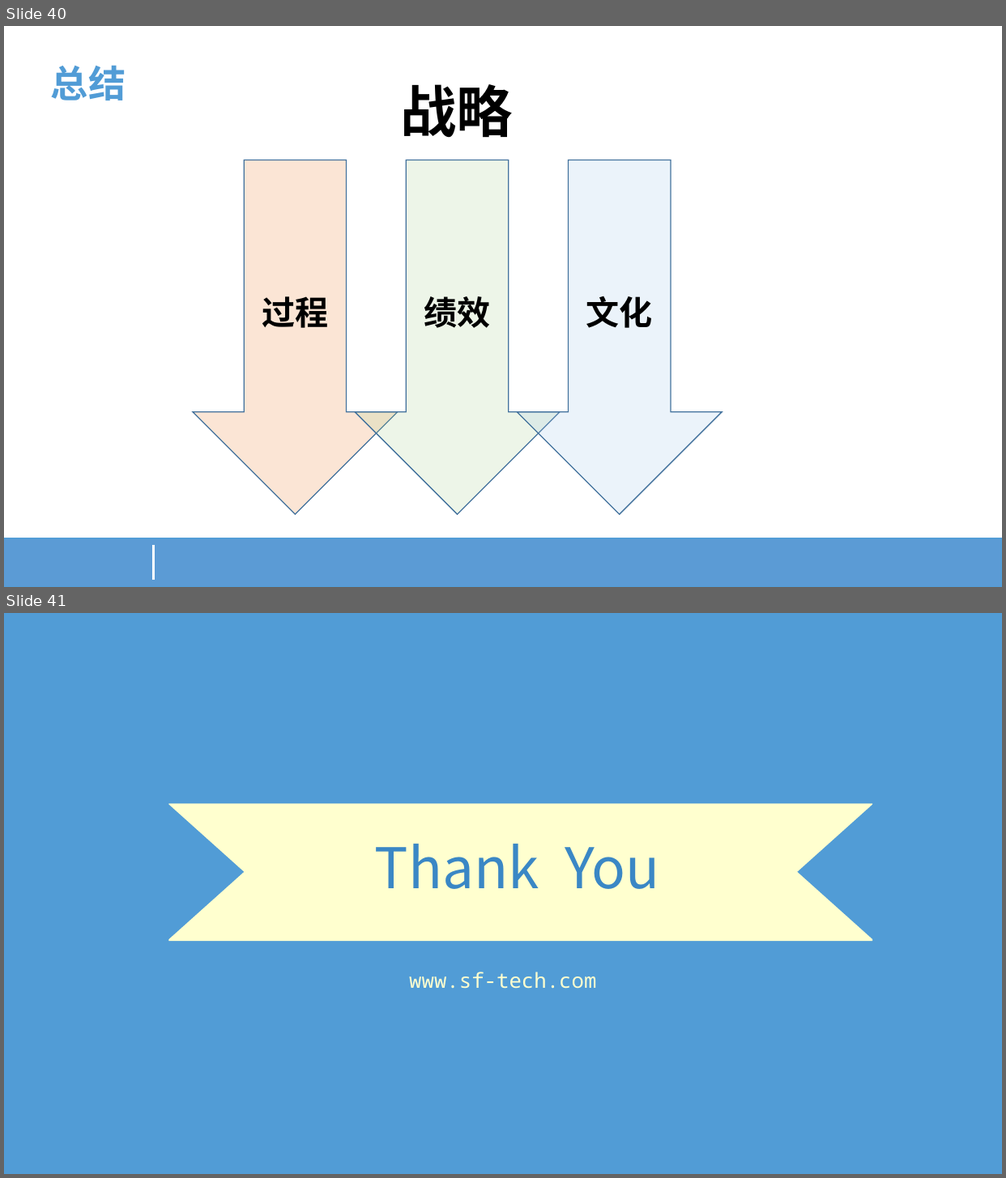
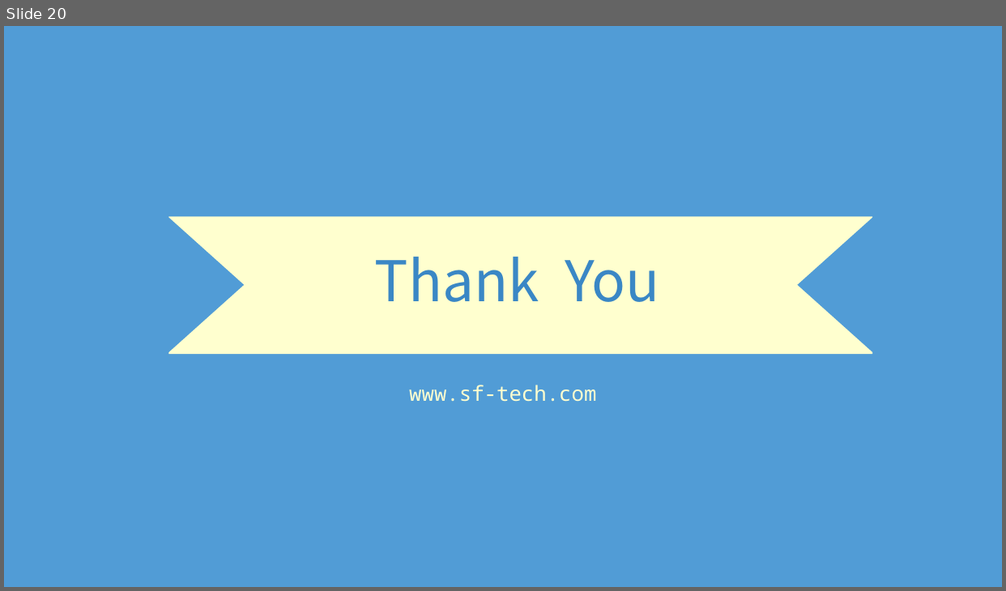
Before and after one commit to gaozhuo/jni-share, a slide deck: Java JNI-通往Native的世界/JNI-通往Native世界的桥梁.pptx. Shown one above the other, each under a label of ours: slides 40 and 41 before the commit, slide 20 after it. The pictures are 1006x1178 and 1006x591 pixels, drawn with LibreOffice and Linux fonts; fonts in the diff are those of the drawing; background and template pictures are left out; a plain dark background stands for a picture behind light text. Boxes give left, top, right and bottom in pixels: in the first picture for what was removed or moved away, otherwise in the second. Text is boxed around its words. In the diff, an @@ line names an element or a change of style, - is before the commit and + after.

```diff
--- a/Java JNI-通往Native的世界/JNI-通往Native世界的桥梁.pptx
+++ b/Java JNI-通往Native的世界/JNI-通往Native世界的桥梁.pptx
@@ slide 40 removed at <box>4,26,1002,587</box>, background #FFFFFF @@
@@ text removed at <box>51,65,126,101</box> @@
-总结
@@ text removed at <box>400,84,513,138</box> @@
-战略
@@ right arrow removed at <box>193,160,398,515</box> @@
-过程
@@ right arrow removed at <box>355,160,560,515</box> @@
-绩效
@@ right arrow removed at <box>517,160,722,515</box> @@
-文化
@@ rectangle removed at <box>4,539,1001,587</box> @@
@@ line removed from (154, 545) to (154, 581) @@
@@ what was slide 41 is now slide 20 @@
```
Also in this commit, not shown: 1 slide added, 21 other slides removed, 34 other files.
